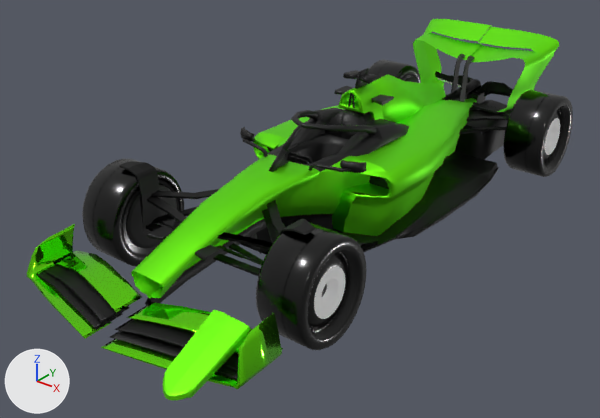
Two versions of the glTF model app/assets/models/base_f1.glb, one commit apart.
Camera for both pictures: a 50 mm camera at (3.15, -4.32, 2.7) aimed at (-0.09, -0.26, 0.19). Lighting does not change. The marker at lower left points along +X, +Y and +Z. Where no turn or scale is listed for an object, it has been applied to the vertices.
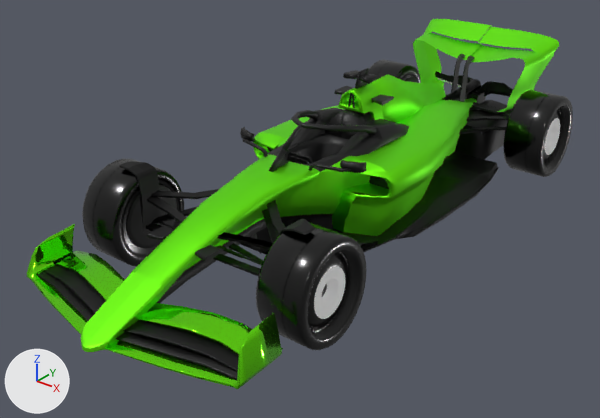
Location of each change, (x1, y1, x2, y2) in pixels of the pictures (600 x 418 px):
'Plane.045', moved: before (163, 310, 250, 401); after (81, 271, 164, 352)

Patch to the scene script:
```diff
--- a/app/assets/models/base_f1.glb.py
+++ b/app/assets/models/base_f1.glb.py
@@ ob_plane_045 @@
 ob_plane_045 = bpy.data.objects.new('Plane.045', me_nez)
-ob_plane_045.location = (0.621, -2.117, 0.312)
+ob_plane_045.location = (-0.009, -2.117, 0.312)
 ob_plane_045.rotation_euler = (-0.466, 3.142, 0.0)  # degrees (-27, 180, 0)
```
